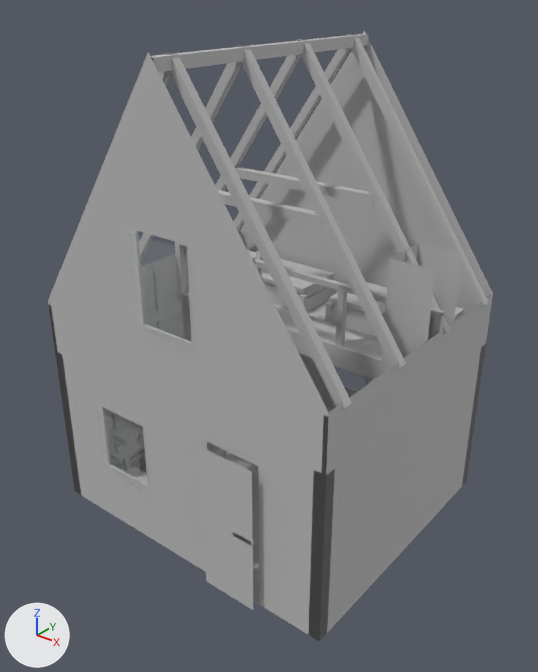
The glTF model game/assets/modelle/gebaeude/neubau/wohnhaus_elb_s1_g1_innen.glb, before and after one commit.
Rendered twice from a 50 mm camera at (5.8, -7.53, 7.25) aimed at (0.1, -0.41, 2.83). Arrows for +X, +Y and +Z are at lower left; the lights stay in place. The picture after the commit comes second. Vertices at exactly the same position are counted once.

In view in the first picture: 'Glas', 'Raum', 'Schlafplatz_Set' and 3 more.
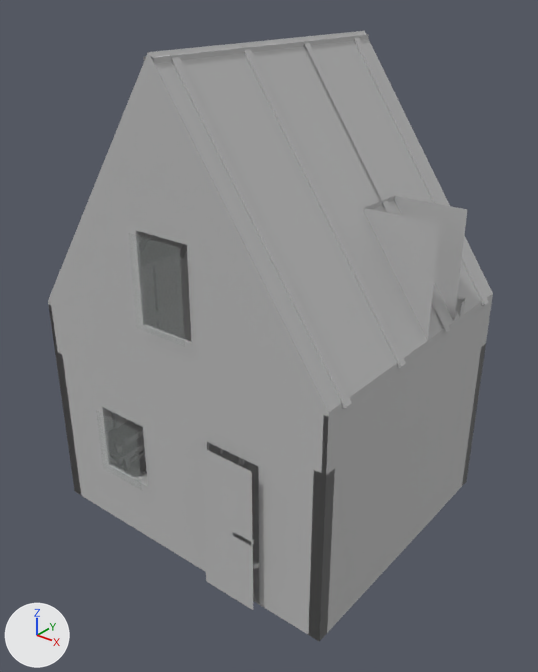
Location of each change, [x1, y1, x2, y2] in pixels of the pictures (538 x 672 px; the box of a moved part takes in the faces that stretch with it):
part 1 of me_raum, moved or reshaped: before [256, 260, 445, 319]; after [457, 296, 465, 305]
part 2 of me_raum, moved or reshaped (not visible afterwards): before [175, 242, 186, 293]
part 3 of me_raum, moved or reshaped (not visible afterwards): before [254, 262, 262, 278]
part 4 of me_raum, moved or reshaped: before [432, 314, 445, 337]; after [456, 301, 464, 317]
part 5 of me_raum, moved or reshaped (not visible afterwards): before [335, 287, 347, 346]
part 6 of me_raum, moved or reshaped: before [219, 251, 262, 459]; after [238, 457, 245, 465]
part 7 of me_raum, moved or reshaped: before [182, 40, 462, 379]; after [138, 31, 493, 412]
'Schlafplatz_Set', unchanged, covered by the edit: before [248, 250, 466, 336]

The change, as a diff of the scene's bpy script:
```diff
--- a/game/assets/modelle/gebaeude/neubau/wohnhaus_elb_s1_g1_innen.glb.py
+++ b/game/assets/modelle/gebaeude/neubau/wohnhaus_elb_s1_g1_innen.glb.py
@@ me_raum @@
 # used by ob_raum; location = (0.0, 0.0, 0.0)
-me_raum.from_pydata(...)  # 638 vertices, 668 faces; spans x -2.33..2.33, y -2.3..1.93, z 0.14..6.57
+me_raum.from_pydata(...)  # 644 vertices, 672 faces; spans x -2.33..2.33, y -2.3..1.93, z 0.14..6.57
+# me_raum part 1: the loose piece of 8 vertices spanning x -0.65..2.28, y 0.22..0.3, z 3.48..3.56 is moved by (0.0, 0.55, 0.0)
+# me_raum part 2: the loose piece of 8 vertices spanning x -2.28..-2.18, y 0.21..0.31, z 2.67..3.52 is moved by (0.0, 0.55, 0.0)
+# me_raum part 3: the loose piece of 8 vertices spanning x -0.69..-0.6, y 0.21..0.31, z 2.67..3.52 is moved by (0.0, 0.55, 0.0)
+# me_raum part 4: the loose piece of 8 vertices spanning x 2.18..2.28, y 0.21..0.31, z 2.67..3.52 is moved by (0.0, 0.55, 0.0)
+# me_raum part 5: the loose piece of 8 vertices spanning x 0.77..0.86, y 0.21..0.31, z 2.67..3.52 is moved by (0.0, 0.55, 0.0)
+# me_raum part 6: the loose piece of 8 vertices spanning x -0.81..-0.71, y -0.63..0.49, z 0.14..3.63 is moved by (0.0, 0.55, 0.0)
+# me_raum part 7: 19 vertices moved from x -2.28..2.28, y -0.1..0.6, z 2.3..4.22 to x -2.28..2.28, y -0.1..0.93, z 2.3..4.7; 7 vertices removed from x -0.05..2.28, y -0.1..0.6, z 3.21..6.47; 13 vertices added at x -2.28..2.28, y -2.18..1.78, z 3.31..6.57
+# other edits to the shape of me_raum do not show in these pictures
 me_raum.materials.append(mat_innen)
```
